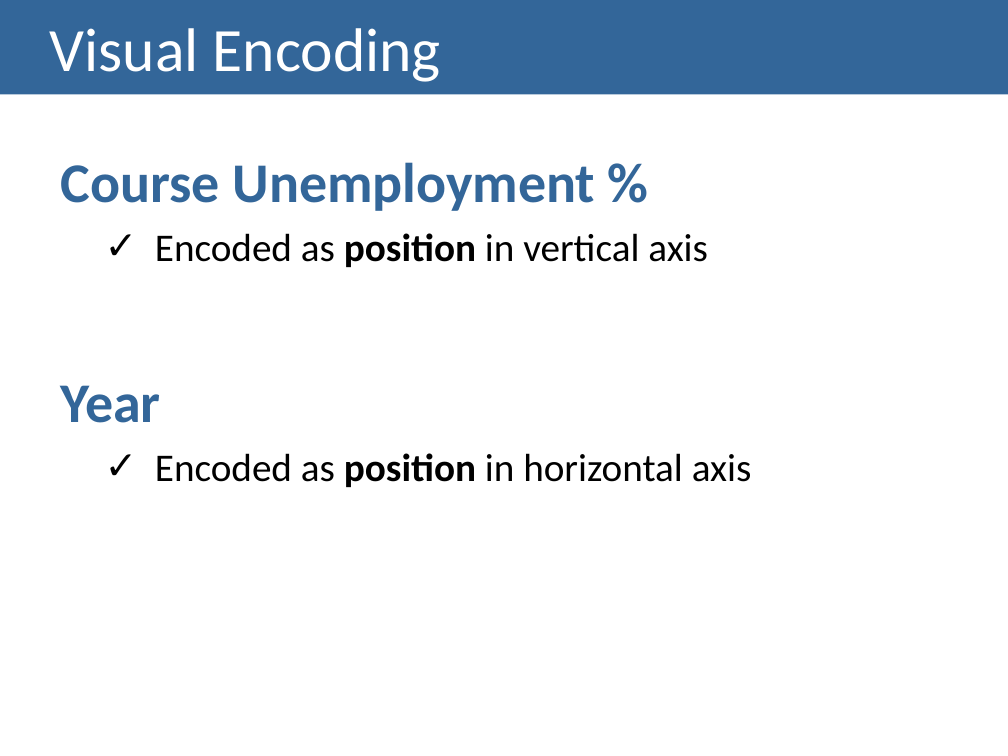
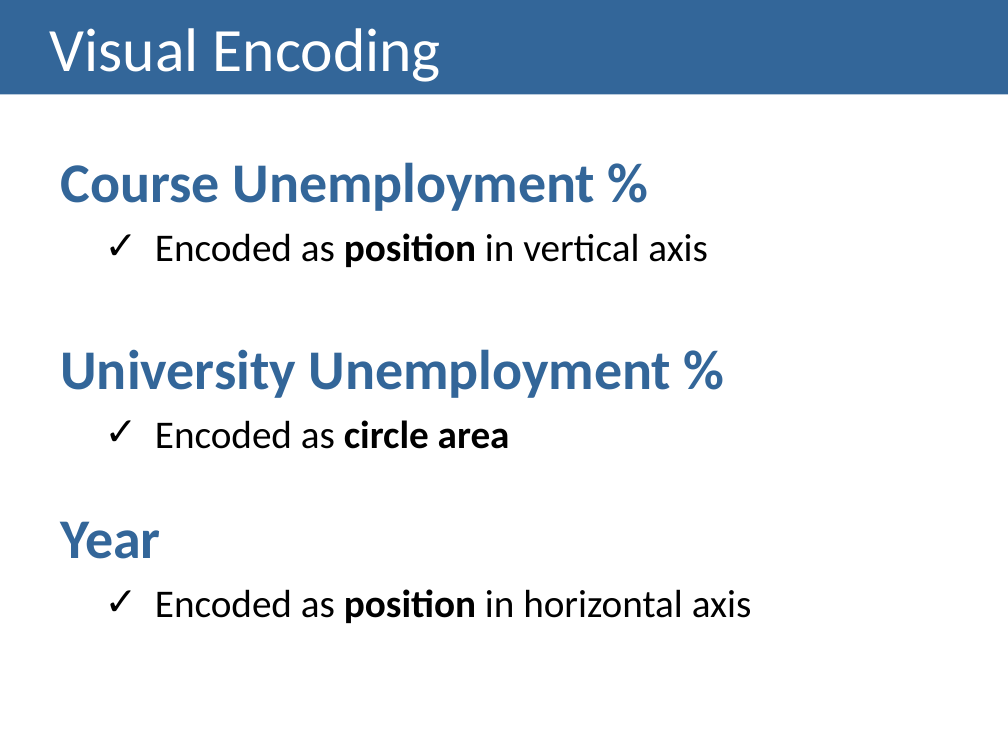
Before and after one commit to Strabox/Higher-Education-Unemployment-Portugal, a slide deck: slide 3 of III-Checkpoint/III-Checkpoint Presentation.pptx. Drawn at 1008x756 pixels with LibreOffice and Linux fonts; fonts in the diff are those of the drawing. Boxes give left, top, right and bottom in pixels: in the first picture for what was removed or moved away, otherwise in the second. Text is boxed around its words. In the diff, an @@ line names an element or a change of style, - is before the commit and + after.

```diff
--- a/III-Checkpoint/III-Checkpoint Presentation.pptx
+++ b/III-Checkpoint/III-Checkpoint Presentation.pptx
@@ text at (60, 349, 672, 449): paragraphs added @@
+University Unemployment %
+  ✓ Encoded as circle area
```
Also in this commit, not shown: 2 other slides changed, 2 slides added.
